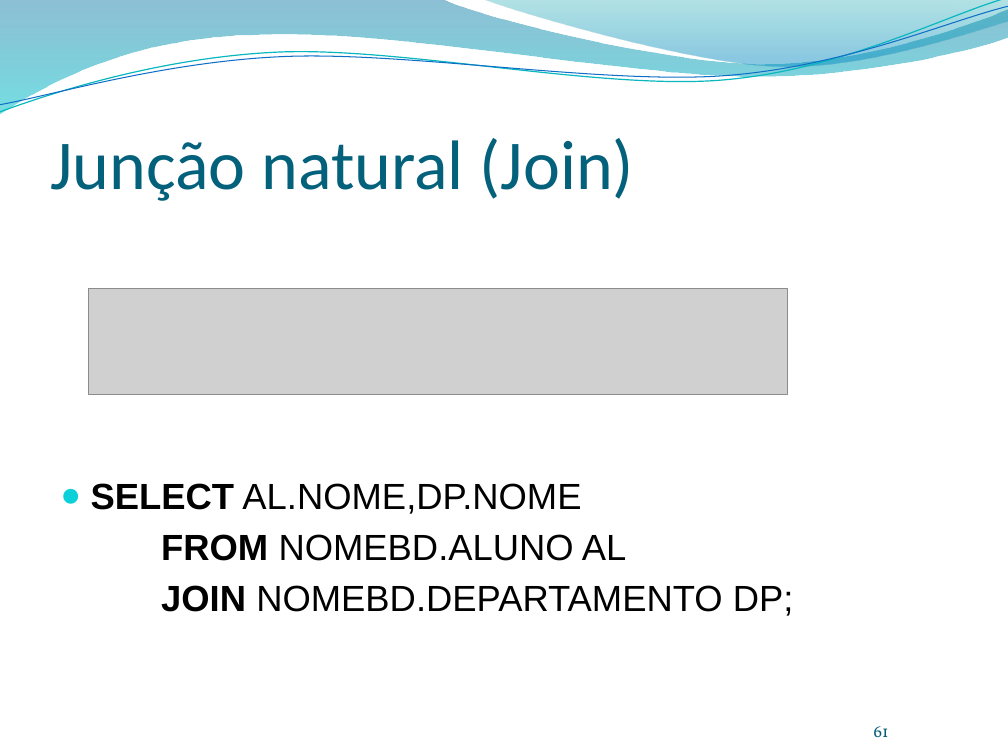
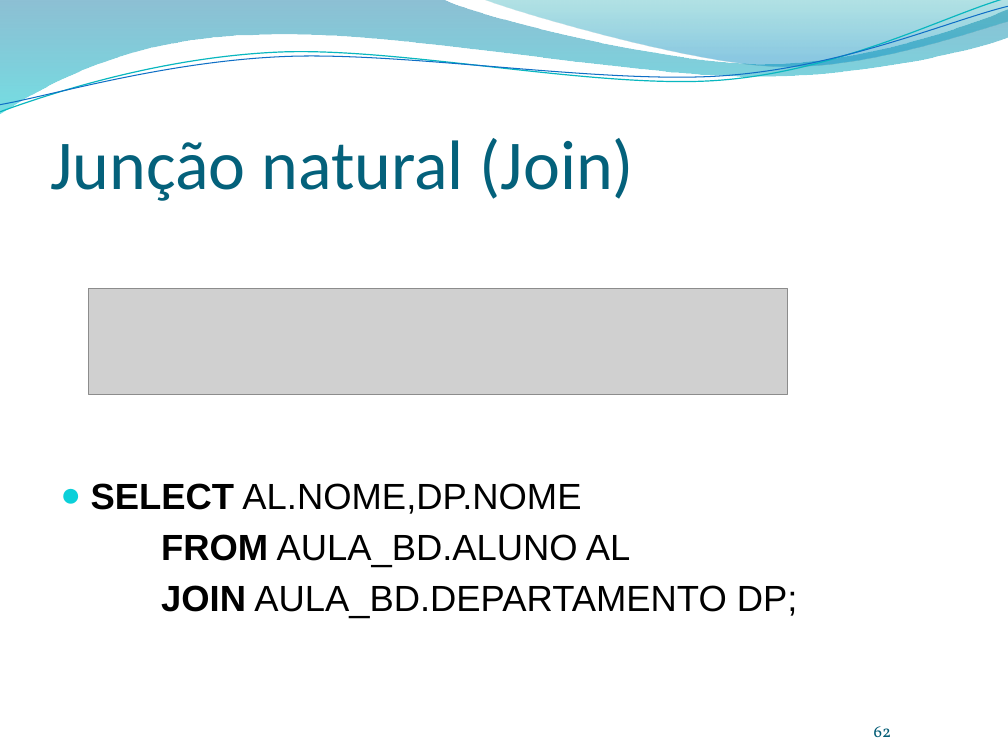
Before and after one commit to leonardopordeus/BD, a slide deck: slide 62 of Aula01.pptx (slide 61 before the commit). Drawn at 1008x756 pixels with LibreOffice and Linux fonts; fonts in the diff are those of the drawing; grey boxes stand for pictures; background and template pictures are left out. Boxes give left, top, right and bottom in pixels: in the first picture for what was removed or moved away, otherwise in the second. Text is boxed around its words. In the diff, an @@ line names an element or a change of style, - is before the commit and + after.

```diff
--- a/Aula01.pptx
+++ b/Aula01.pptx
@@ text at <box>161,534,798,618</box>: text changed @@
-FROM NOMEBD.ALUNO AL
-JOIN NOMEBD.DEPARTAMENTO DP;
+FROM AULA_BD.ALUNO AL
+JOIN AULA_BD.DEPARTAMENTO DP;
@@ page number at <box>874,726,892,737</box>: text changed @@
-61
+62
```
Also in this commit, not shown: 8 other slides changed, 1 slide added, 1 other file.
